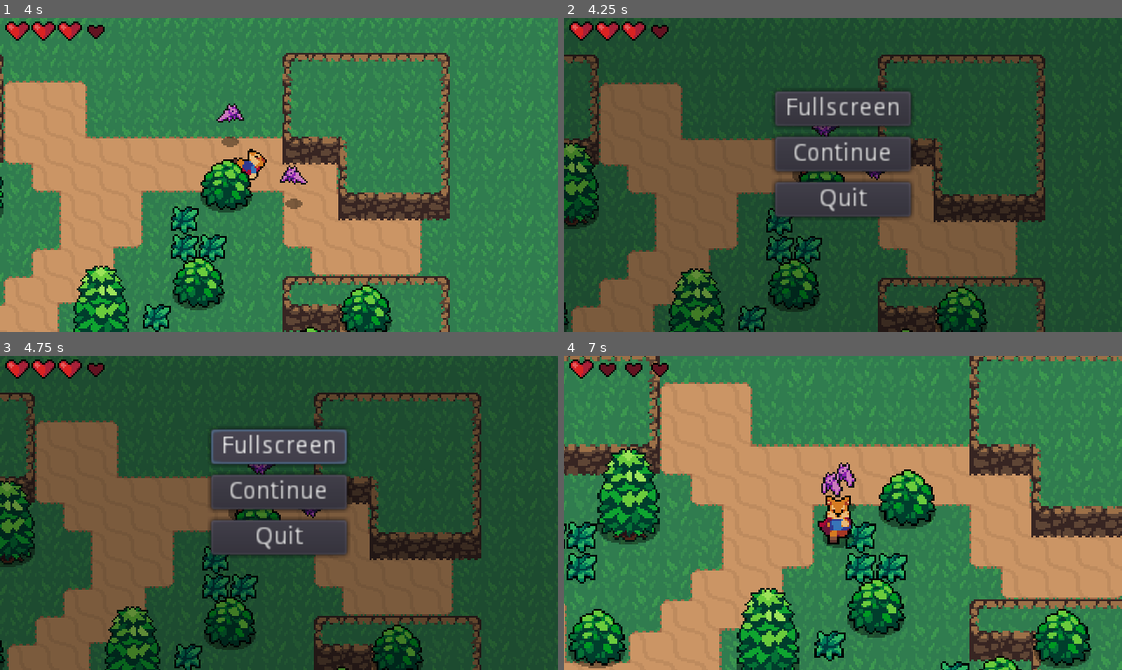
Above: before the commit, frames 1-4 (two rows, left to right).
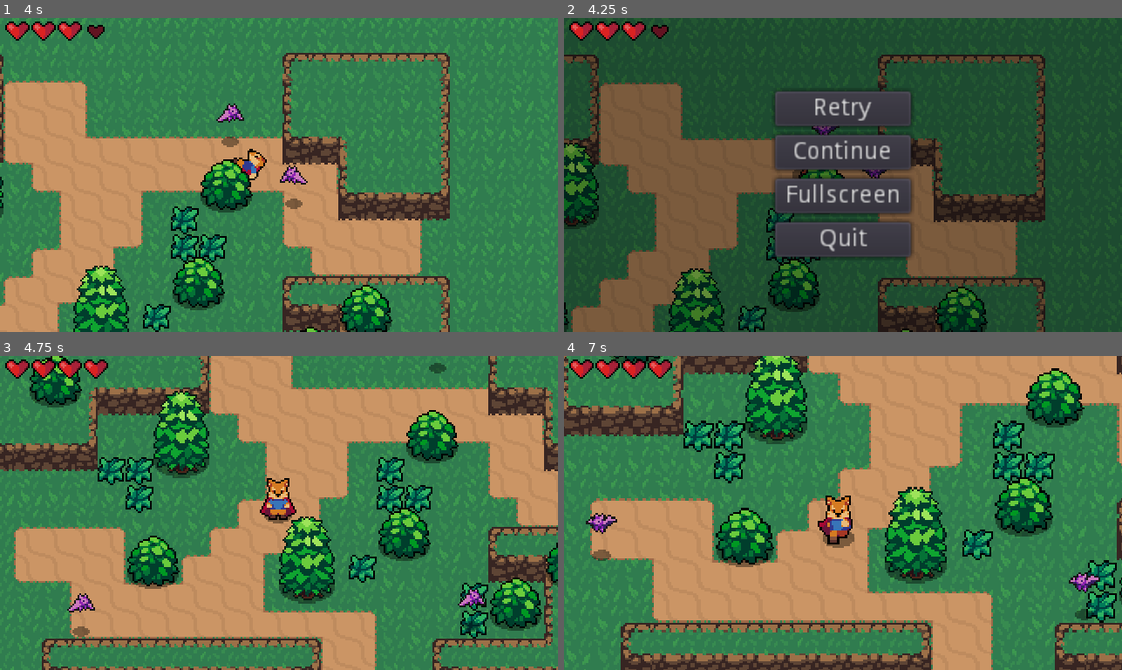
Above: after the commit, the same moments.

Repository: bpkennedy/woodlander
Game: Godot game, scene res://World.tscn
Two runs of this game, one before a commit and one after it. Both use one fixed random seed, a clock stepped at 60 frames per second and the inputs below.
Inputs (mouse positions are in pixels of both pictures, inside the frame that each line leads up to):
- Up to frame 1 (4 s): move the mouse to (401, 159) at 0.52 s; hold Right (ui_right) 0.53-1.28 s; tap K (Roll) at 0.6, 3.6 s; move the mouse to (167, 190) at 1.27 s; hold Down (ui_down) 1.28-2.03 s; tap Space (attack) at 1.35 s; move the mouse to (334, 105) at 2.02 s; hold Right (ui_right) 2.03-2.78 s; hold Mouse wheel up (zoom_in) 2.03-2.78 s; move the mouse to (251, 237) at 2.77 s; hold Up (ui_up) 2.78-3.53 s; tap Mouse wheel down (zoom_out) at 2.85 s; move the mouse to (446, 222) at 3.52 s; hold Left (ui_left) from 3.53 s (still down)
- Up to frame 2 (4.25 s): keep holding Left (ui_left); tap Escape (ui_cancel) at 4.15 s
- Up to frame 3 (4.75 s): release Left (ui_left) at 4.25 s; click (279, 447) at 4.25 s, where only the run after the commit has a clickable "Retry"
- Up to frame 4 (7 s): click (843, 491) at 5 s, where only the run before the commit has a clickable "Continue"; move the mouse to (675, 465) at 5.77 s; hold Left (ui_left) 5.78-6.53 s; tap Space (attack) at 5.85 s; move the mouse to (870, 513) at 6.52 s; hold Down (ui_down) from 6.53 s (still down); hold Mouse wheel up (zoom_in) from 6.53 s (still down)

Frame 1 is identical in both runs. In frame 2, 5.1% of the frame differs, in the area x 37-63%, y 25-77%; in frame 3, 98%, in the area x 0-100%, y 0-100%; in frame 4, 76%.

Commit message:
Add full scene and autoload reload flow and Retry now works

Diff:
--- a/Player/Player.gd
+++ b/Player/Player.gd
@@ -30,6 +30,7 @@
 	stats.connect("no_health", self, "queue_free")
 	animationTree.active = true
 	swordHitbox.knockback_vector = roll_vector
+	blinkAnimationPlayer.play("Stop")
 
 func _physics_process(delta):
 	match state:
--- a/Stats.gd
+++ b/Stats.gd
@@ -1,5 +1,6 @@
 extends Node
 
+export(int) var initial_max_health = 4
 export(int) var max_health = 1 setget set_max_health
 var health = max_health setget set_health
 
@@ -20,3 +21,7 @@
 
 func _ready():
 	self.health = max_health
+
+func on_retry():
+	self.max_health = initial_max_health
+	self.health = initial_max_health
--- a/autoloads/Pause.gd
+++ b/autoloads/Pause.gd
@@ -21,3 +21,10 @@
 
 func _on_Quit_pressed():
 	get_tree().quit()
+
+func _on_Retry_pressed():
+	get_tree().get_root().propagate_call("on_retry")
+	# warning-ignore:return_value_discarded
+	get_tree().reload_current_scene()
+	set_visible(false)
+	get_tree().paused = false
--- a/autoloads/Pause.tscn
+++ b/autoloads/Pause.tscn
@@ -20,9 +20,9 @@
 
 [node name="Continue" type="Button" parent="."]
 margin_left = 121.0
-margin_top = 68.0
+margin_top = 67.0
 margin_right = 199.0
-margin_bottom = 88.0
+margin_bottom = 87.0
 text = "Continue"
 __meta__ = {
 "_edit_use_anchors_": false
@@ -30,9 +30,9 @@
 
 [node name="Quit" type="Button" parent="."]
 margin_left = 121.0
-margin_top = 93.817
+margin_top = 116.817
 margin_right = 199.0
-margin_bottom = 113.817
+margin_bottom = 136.817
 text = "Quit"
 __meta__ = {
 "_edit_use_anchors_": false
@@ -44,10 +44,20 @@
 anchor_right = 0.5
 anchor_bottom = 0.5
 margin_left = -39.0
-margin_top = -48.0
+margin_top = 2.0
 margin_right = 39.0
-margin_bottom = -28.0
+margin_bottom = 22.0
 text = "Fullscreen"
+__meta__ = {
+"_edit_use_anchors_": false
+}
+
+[node name="Retry" type="Button" parent="."]
+margin_left = 121.0
+margin_top = 42.262
+margin_right = 199.0
+margin_bottom = 62.262
+text = "Retry"
 __meta__ = {
 "_edit_use_anchors_": false
 }
@@ -55,3 +65,4 @@
 [connection signal="pressed" from="Continue" to="." method="_on_Continue_pressed"]
 [connection signal="pressed" from="Quit" to="." method="_on_Quit_pressed"]
 [connection signal="pressed" from="Fullscreen" to="." method="_on_Fullscreen_pressed"]
+[connection signal="pressed" from="Retry" to="." method="_on_Retry_pressed"]
